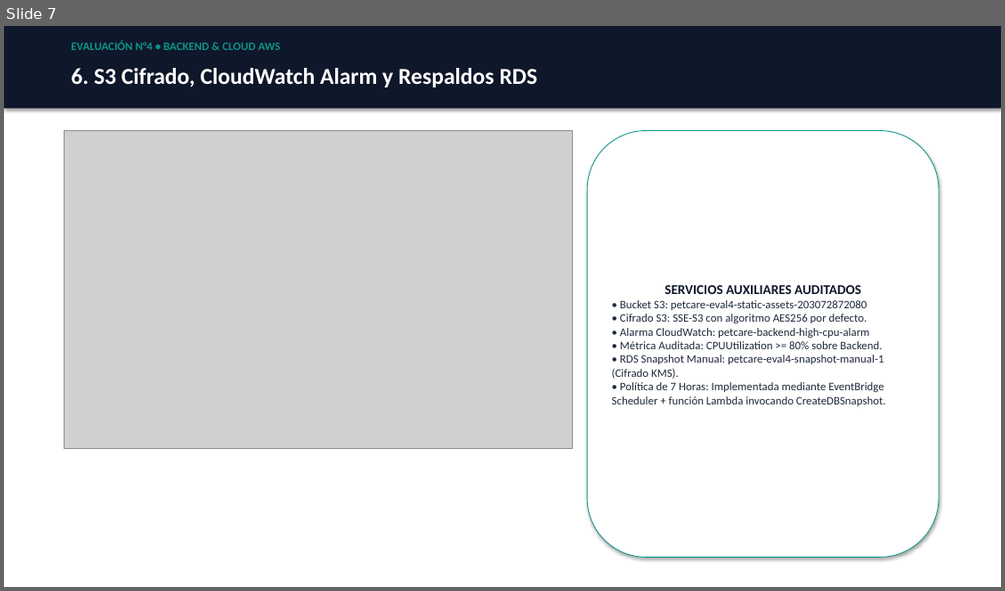
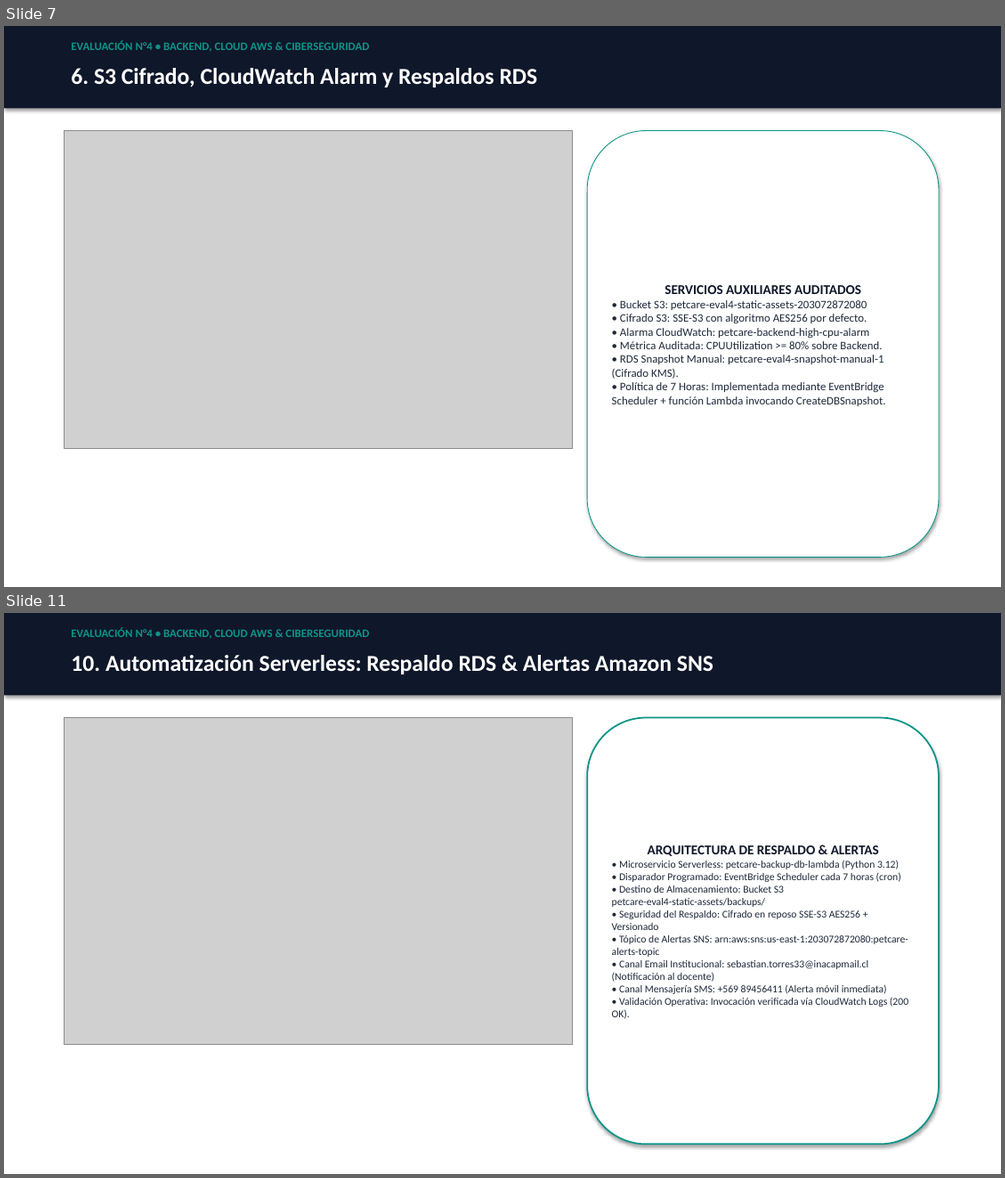
Before and after one commit to sebatmail/AWS-BACKEND-4, a slide deck: docs/PRESENTACION_EVALUACION_4_SEBASTIAN_TORRES.pptx. Shown one above the other, each under a label of ours: slide 7 before the commit, slides 7 and 11 after it; the slides between them are not shown. The pictures are 1005x591 and 1005x1178 pixels, drawn with LibreOffice and Linux fonts; fonts in the diff are those of the drawing; grey boxes stand for pictures. Boxes give left, top, right and bottom in pixels: in the first picture for what was removed or moved away, otherwise in the second. Text is boxed around its words. In the diff, an @@ line names an element or a change of style, - is before the commit and + after.

```diff
--- a/docs/PRESENTACION_EVALUACION_4_SEBASTIAN_TORRES.pptx
+++ b/docs/PRESENTACION_EVALUACION_4_SEBASTIAN_TORRES.pptx
@@ slide 11 added at bbox=[4, 613, 1001, 1174], background #FFFFFF @@
@@ rectangle added at bbox=[4, 613, 1001, 695], fill #0F172A @@
@@ text added at bbox=[71, 627, 369, 639], 11 pt, text #0D9488, bold @@
+EVALUACIÓN N°4 • BACKEND, CLOUD AWS & CIBERSEGURIDAD
@@ text added at bbox=[71, 655, 713, 674], 22 pt, text #FFFFFF, bold @@
+10. Automatización Serverless: Respaldo RDS & Alertas Amazon SNS
@@ picture added at bbox=[64, 718, 573, 1045] @@
@@ rounded rectangle added at bbox=[587, 718, 938, 1144], fill #FFFFFF, outline #0D9488 1.5 pt, 10 pt, text #1E293B @@
+ARQUITECTURA DE RESPALDO & ALERTAS
+• Microservicio Serverless: petcare-backup-db-lambda (Python 3.12)
+• Disparador Programado: EventBridge Scheduler cada 7 horas (cron)
+• Destino de Almacenamiento: Bucket S3 petcare-eval4-static-assets/backups/
+• Seguridad del Respaldo: Cifrado en reposo SSE-S3 AES256 + Versionado
+• Tópico de Alertas SNS: arn:aws:sns:us-east-1:203072872080:petcare-alerts-topic
+• Canal Email Institucional: sebastian.torres33@inacapmail.cl (Notificación al docente)
+• Canal Mensajería SMS: +569 89456411 (Alerta móvil inmediata)
+• Validación Operativa: Invocación verificada vía CloudWatch Logs (200 OK).
@@ slide 7 changed as well @@
@@ text at bbox=[71, 40, 369, 52]: text changed @@
-EVALUACIÓN N°4 • BACKEND & CLOUD AWS
+EVALUACIÓN N°4 • BACKEND, CLOUD AWS & CIBERSEGURIDAD
```
Also in this commit, not shown: 9 other slides changed, 2 other slides added, 9 other files.
